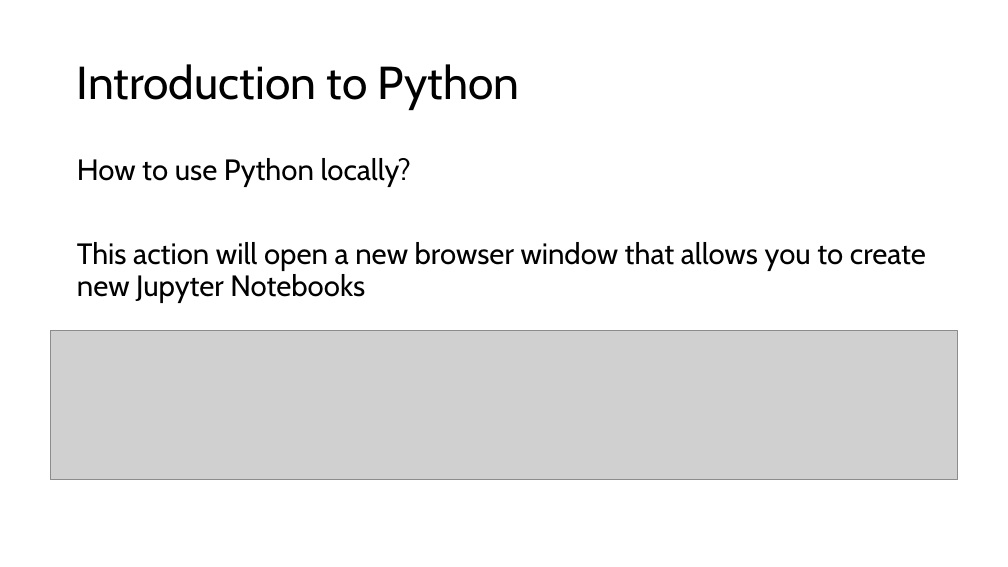
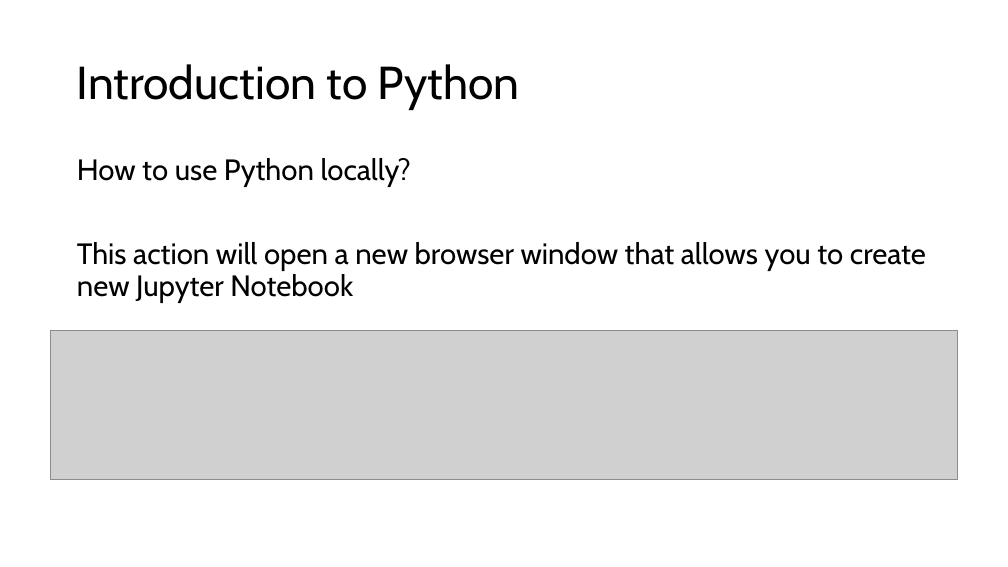
Before and after one commit to dguari1/AIforMovementScience, a slide deck: slide 14 of How to use Python.pptx (slide 13 before the commit). Drawn at 1008x567 pixels with LibreOffice and Linux fonts; fonts in the diff are those of the drawing; grey boxes stand for pictures. Boxes give left, top, right and bottom in pixels: in the first picture for what was removed or moved away, otherwise in the second. Text is boxed around its words. In the diff, an @@ line names an element or a change of style, - is before the commit and + after.

```diff
--- a/How to use Python.pptx
+++ b/How to use Python.pptx
@@ text at [77, 242, 926, 303]: text changed @@
-This action will open a new browser window that allows you to create new Jupyter Notebooks
+This action will open a new browser window that allows you to create new Jupyter Notebook
```
Also in this commit, not shown: 5 other slides changed, 1 slide added, 32 other files.
